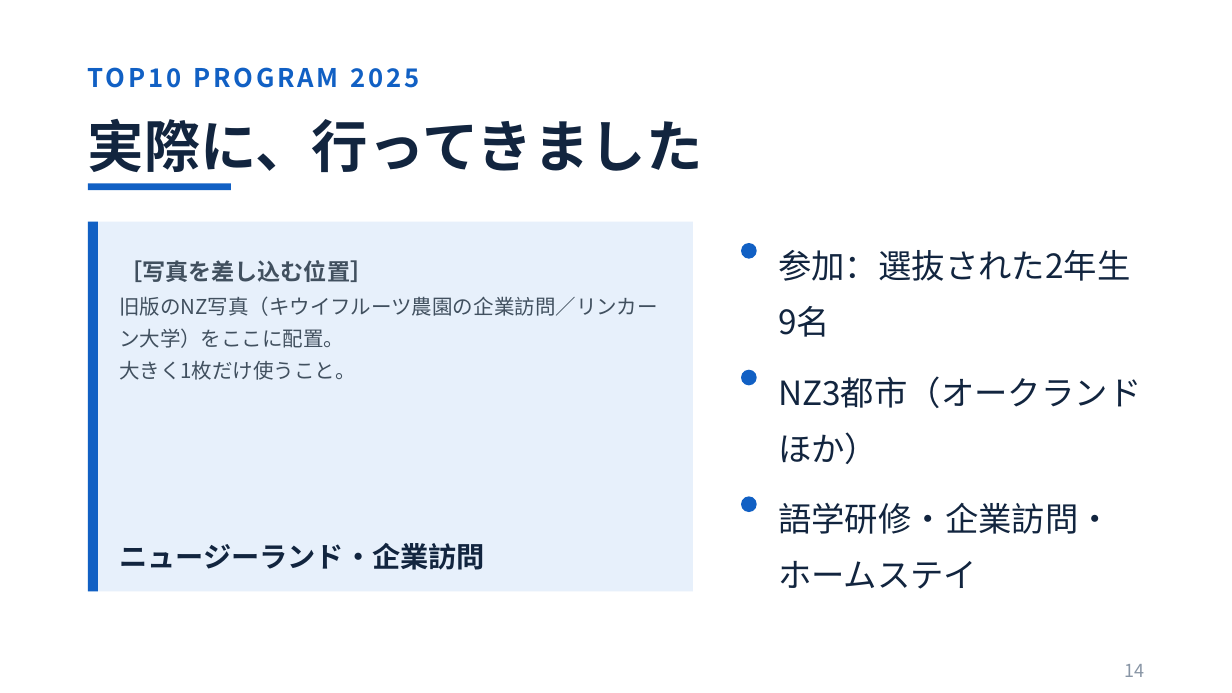
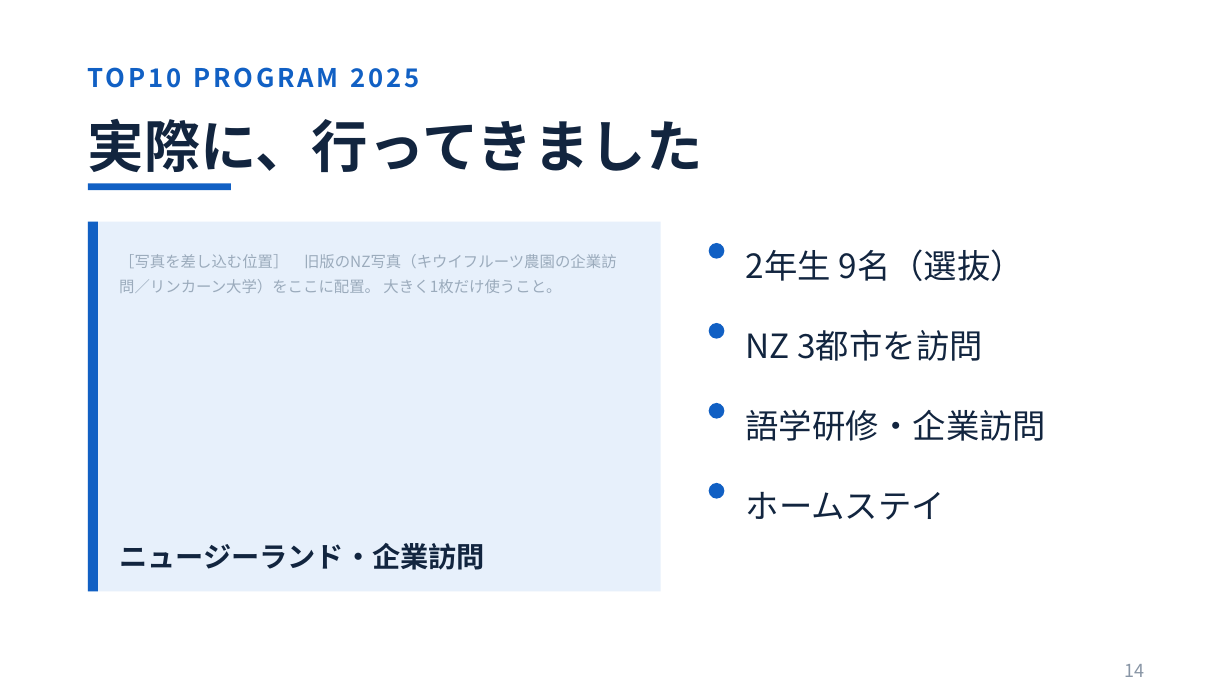
Before and after one commit to myojo1gou/glowing-parakeet, a slide deck: slide 14 of oc2026_slides/01_学科紹介_8月23日OC_鈴木版_改.pptx. Drawn at 1232x693 pixels with LibreOffice and Linux fonts; fonts in the diff are those of the drawing. Boxes give left, top, right and bottom in pixels: in the first picture for what was removed or moved away, otherwise in the second. Text is boxed around its words. In the diff, an @@ line names an element or a change of style, - is before the commit and + after.

```diff
--- a/oc2026_slides/01_学科紹介_8月23日OC_鈴木版_改.pptx
+++ b/oc2026_slides/01_学科紹介_8月23日OC_鈴木版_改.pptx
@@ rectangle: place and size @@
-rectangle at (88, 222, 693, 592)
+rectangle at (88, 222, 661, 592)
@@ text at (119, 254, 617, 293): text changed; size 16 to 12 pt; text colour #41505F to #9BABBC @@
-旧版のNZ写真（キウイフルーツ農園の企業訪問／リンカーン大学）をここに配置。
-大きく1枚だけ使うこと。
+［写真を差し込む位置］ 旧版のNZ写真（キウイフルーツ農園の企業訪問／リンカーン大学）をここに配置。 大きく1枚だけ使うこと。
@@ text removed at (119, 260, 373, 282) @@
-［写真を差し込む位置］
@@ ellipse: place and size @@
-ellipse at (741, 243, 757, 259)
+ellipse at (709, 243, 725, 259)
@@ text at (746, 249, 1025, 281): text changed @@
-参加：選抜された2年生 9名
+2年生 9名（選抜）
@@ ellipse added at (709, 323, 725, 339), fill #1160C4 @@
@@ text added at (746, 330, 983, 361), 26 pt, text #12253F @@
+NZ 3都市を訪問
@@ text removed at (778, 376, 1141, 464) @@
-NZ3都市（オークランドほか）
@@ ellipse: place and size @@
-ellipse at (741, 370, 757, 385)
+ellipse at (709, 403, 725, 419)
@@ text at (746, 410, 1047, 441): text changed @@
-語学研修・企業訪問・ホームステイ
+語学研修・企業訪問
@@ ellipse: place and size @@
-ellipse at (741, 496, 757, 512)
+ellipse at (709, 483, 725, 499)
@@ text added at (746, 492, 945, 520), 26 pt, text #12253F @@
+ホームステイ
```
Also in this commit, not shown: 17 other slides changed, 8 other files.
